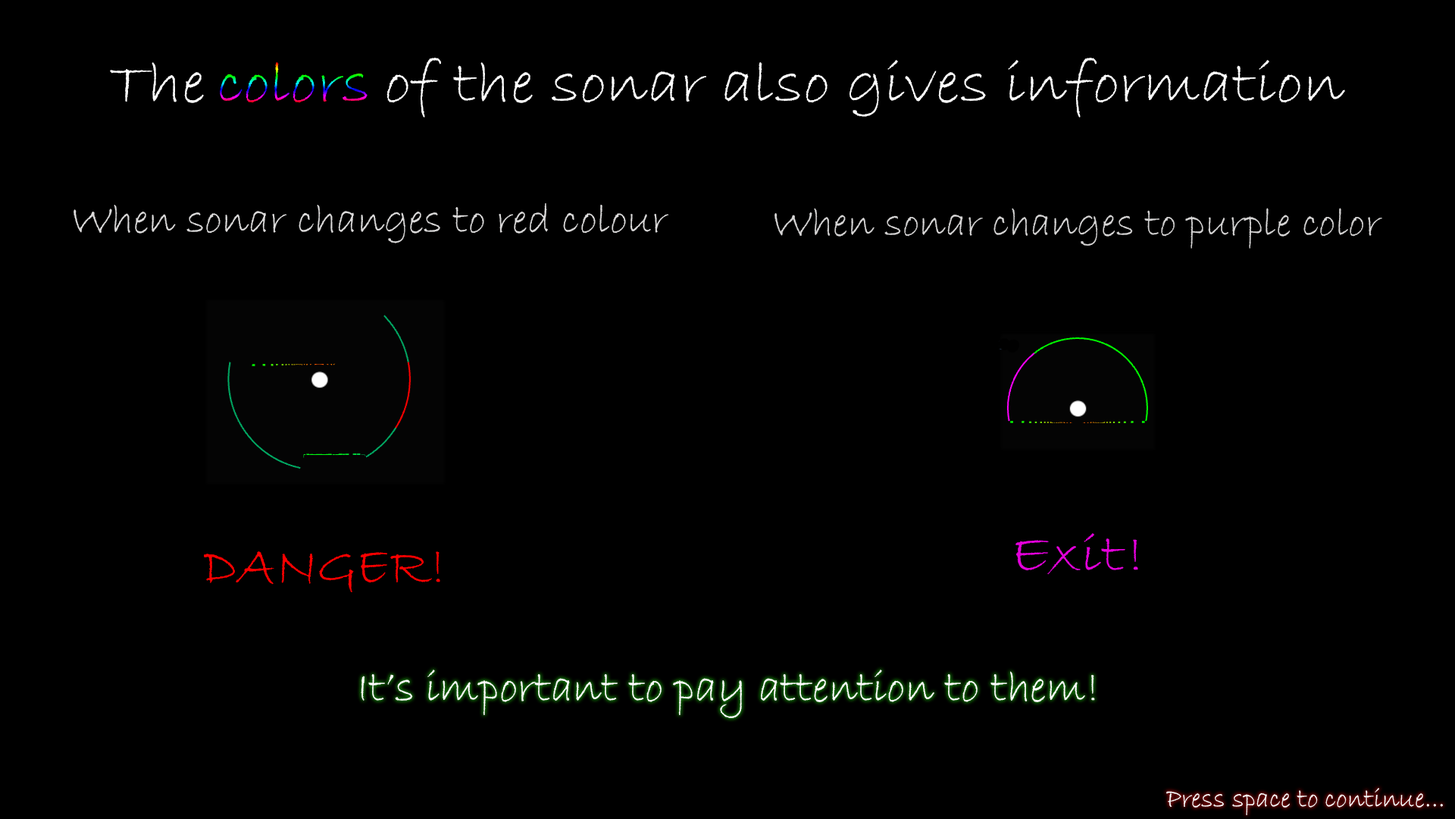
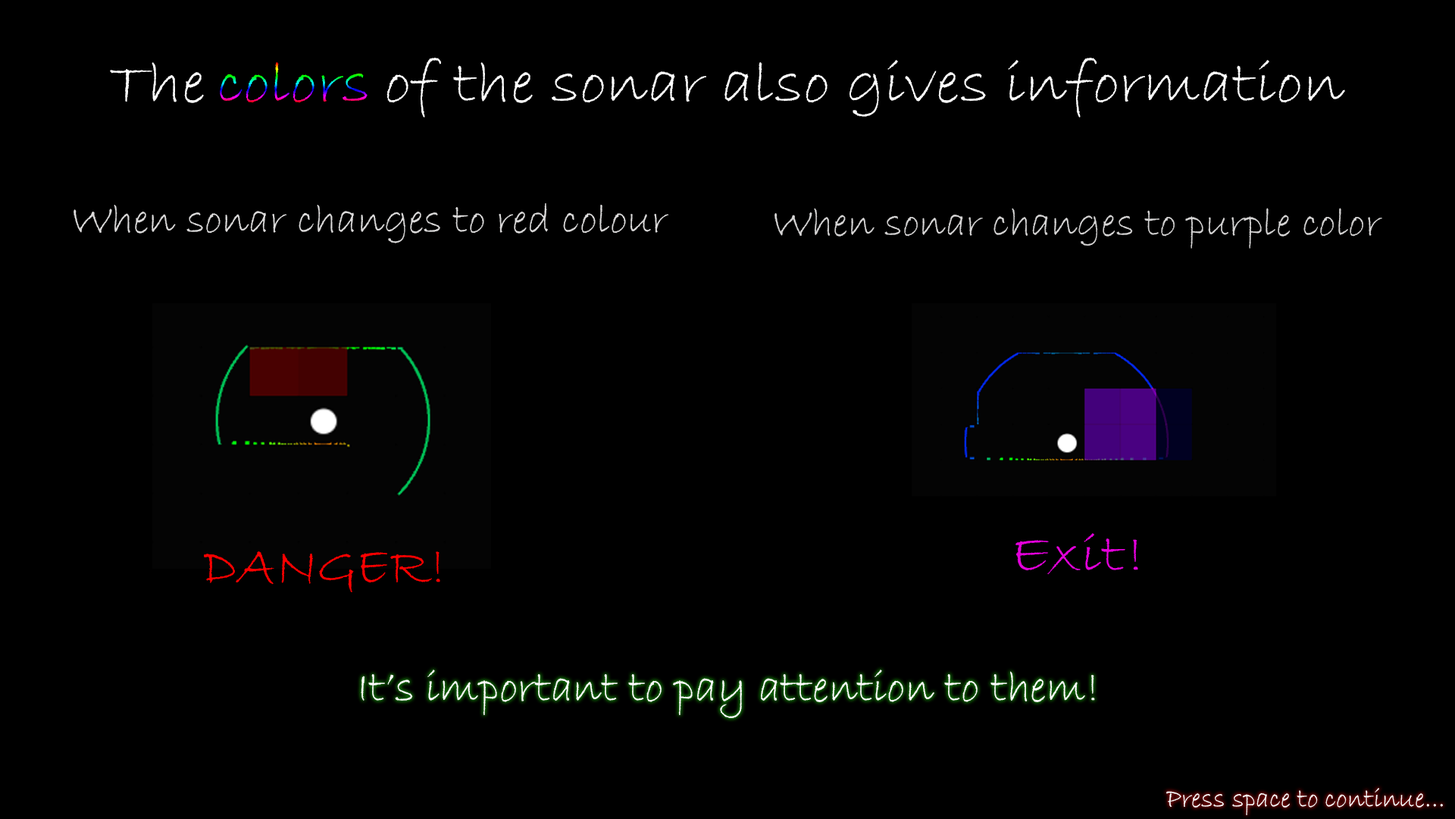
Layers edited between the first and the second (1455, 819) image:
added layer "Layer 3" above "DANGER!" over [911, 303, 1277, 496]
moved "DANGER!" above "Layer 4" over [203, 551, 441, 569]
removed layer "Layer 2" over [203, 300, 448, 487]
painted on "Layer 4" over [152, 303, 1159, 569]
